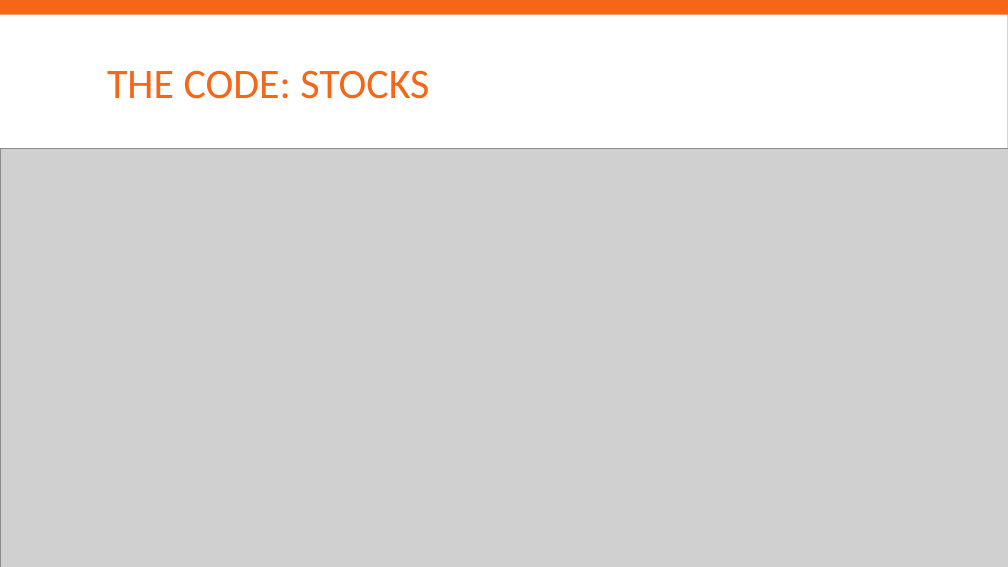
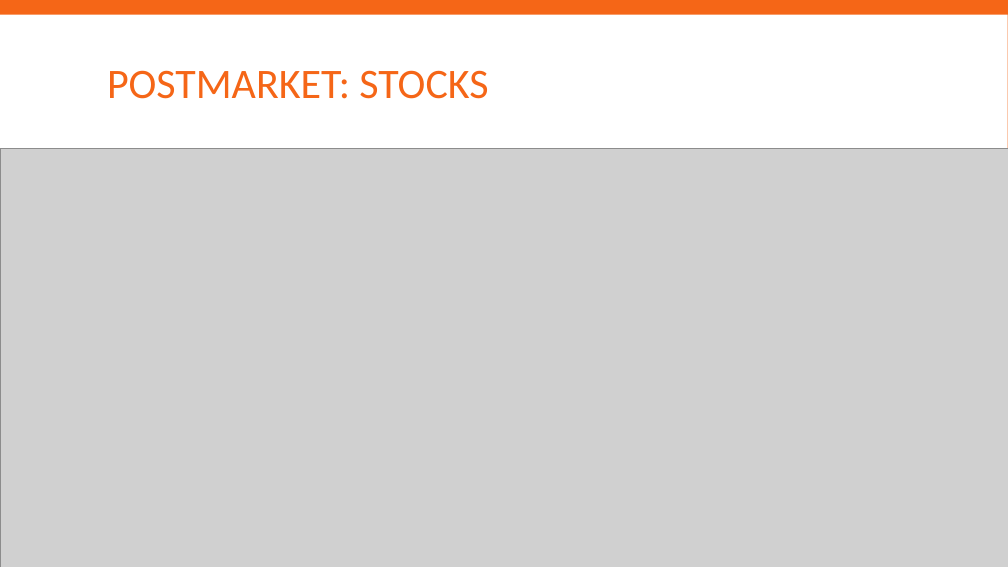
Before and after one commit to dcheung15/DataMiningProject, a slide deck: slide 8 of Powerpoint/Final Project.pptx (slide 6 before the commit). Drawn at 1008x567 pixels with LibreOffice and Linux fonts; fonts in the diff are those of the drawing; grey boxes stand for pictures. Boxes give left, top, right and bottom in pixels: in the first picture for what was removed or moved away, otherwise in the second. Text is boxed around its words. In the diff, an @@ line names an element or a change of style, - is before the commit and + after.

```diff
--- a/Powerpoint/Final Project.pptx
+++ b/Powerpoint/Final Project.pptx
@@ title at [107, 70, 488, 99]: text changed @@
-THE CODE: STOCKS
+POSTMARKET: STOCKS
```
Also in this commit, not shown: 2 other slides changed.
